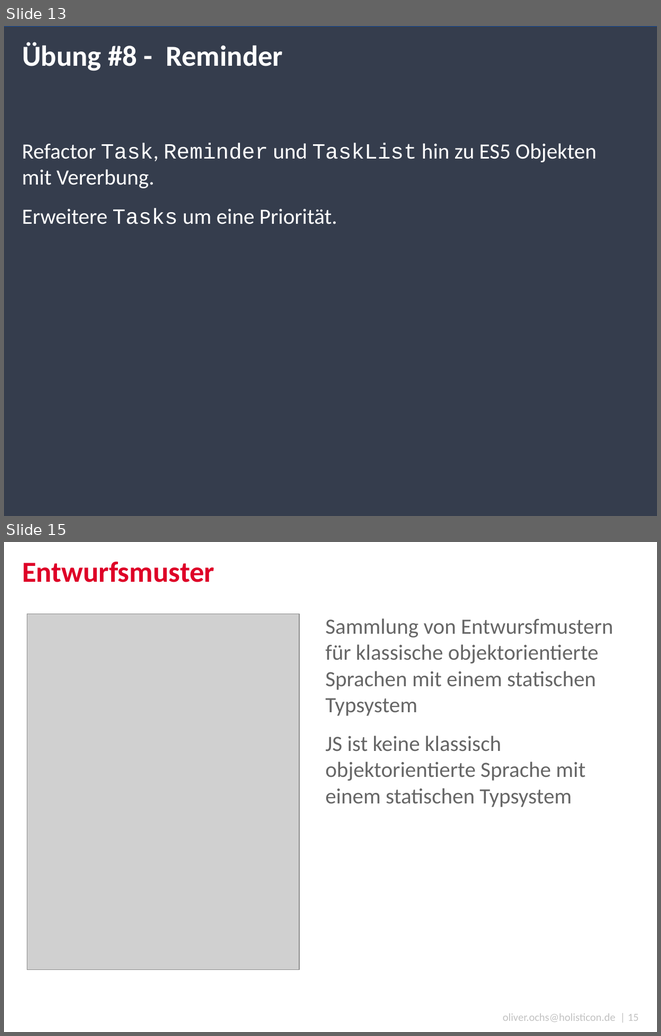
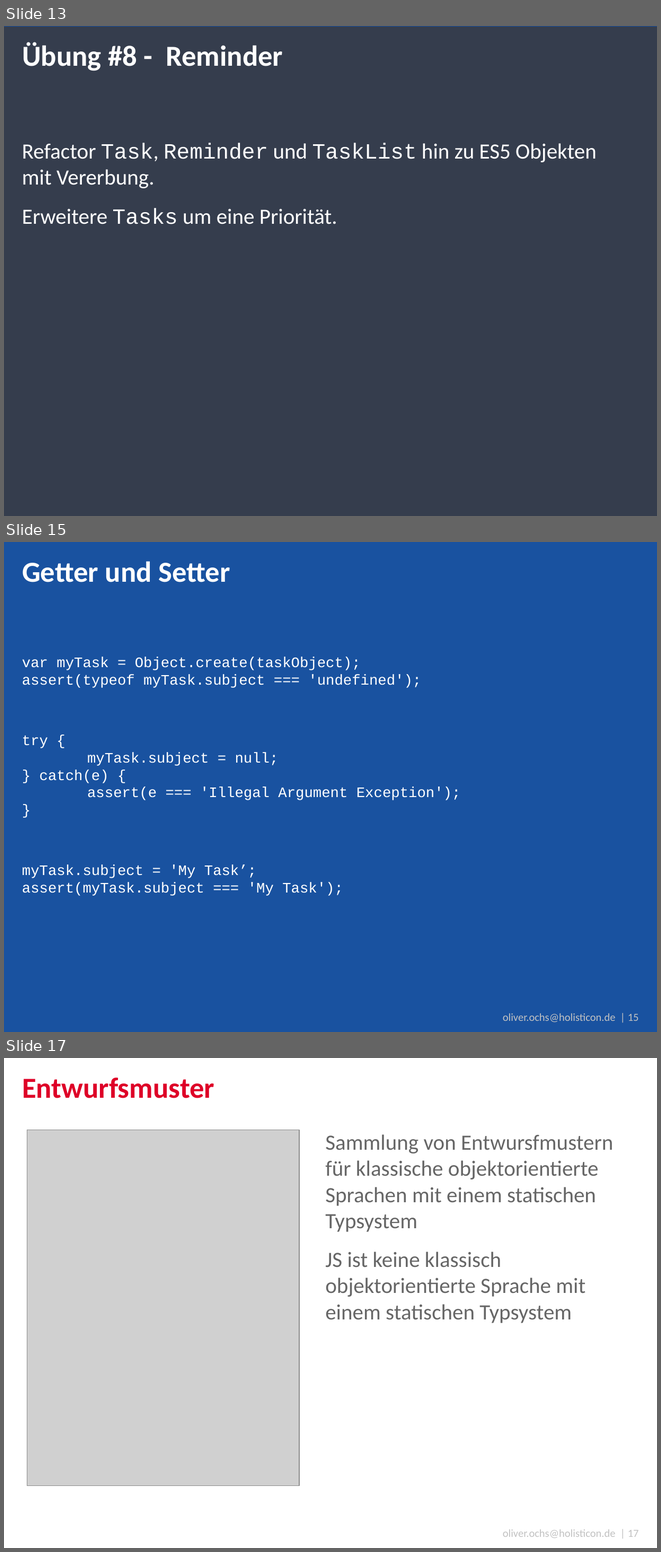
Before and after one commit to simonox/js-workshop, a slide deck: Tag 2.pptx. Shown one above the other, each under a label of ours: slides 13 and 15 before the commit, slides 13, 15 and 17 after it; the slides between them are not shown. The pictures are 661x1036 and 661x1552 pixels, drawn with LibreOffice and Linux fonts; fonts in the diff are those of the drawing; grey boxes stand for pictures; background and template pictures are left out. Boxes give left, top, right and bottom in pixels: in the first picture for what was removed or moved away, otherwise in the second. Text is boxed around its words. In the diff, an @@ line names an element or a change of style, - is before the commit and + after.

Commit message:
Added Getter and Setter for ES5

```diff
--- a/Tag 2.pptx
+++ b/Tag 2.pptx
@@ slide 15 added at box(4, 542, 657, 1032), background #1952A0; not listed: 1 template element that a slide beside it also shows @@
@@ title added at box(22, 561, 230, 582), 32 pt, text #FFFFFF, bold @@
+Getter und Setter
@@ text added at box(22, 657, 461, 896), 16 pt, text #FFFFFF @@
+var myTask = Object.create(taskObject);
+assert(typeof myTask.subject === 'undefined');
+try {
+myTask.subject = null;
+} catch(e) {
+assert(e === 'Illegal Argument Exception');
+}
+myTask.subject = 'My Task’;
+assert(myTask.subject === 'My Task');
@@ what was slide 15 is now slide 17 @@
@@ text at box(503, 1529, 639, 1538): text changed @@
-oliver.ochs@holisticon.de | 15
+oliver.ochs@holisticon.de | 17
```
Also in this commit, not shown: 3 slides changed, 1 other slide added, 6 other files.
